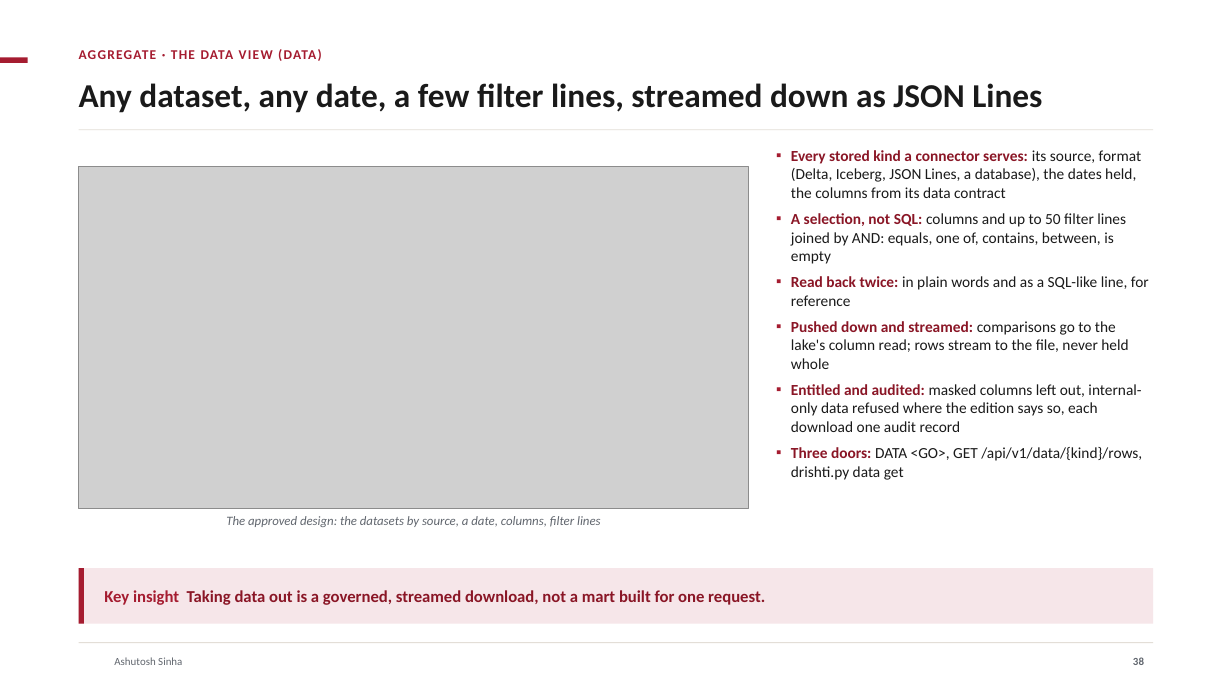
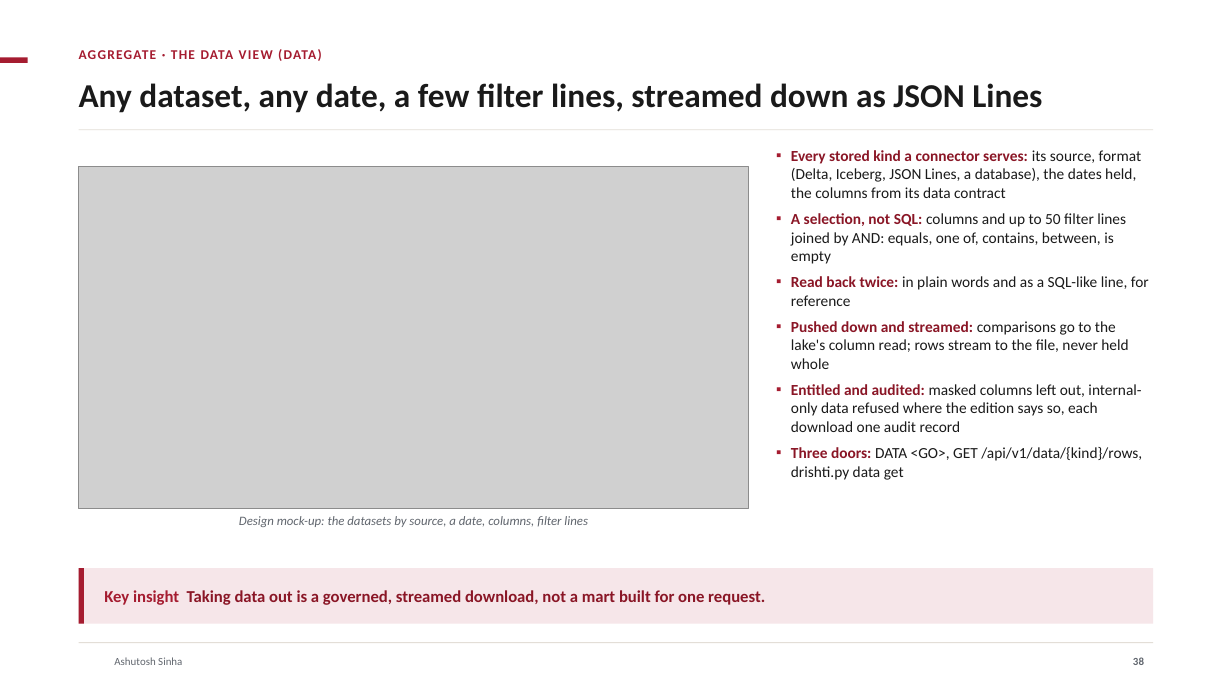
Before and after one commit to ajsinha/drishti, a slide deck: slide 38 of docs/publications/Drishti-Design-and-Evidence.pptx. Drawn at 1232x693 pixels with LibreOffice and Linux fonts; fonts in the diff are those of the drawing; grey boxes stand for pictures; background and template pictures are left out. Boxes give left, top, right and bottom in pixels: in the first picture for what was removed or moved away, otherwise in the second. Text is boxed around its words. In the diff, an @@ line names an element or a change of style, - is before the commit and + after.

Commit message:
Decks: Design-and-Evidence without status pills; the phone tiers and lens menus on the real phone captures; no picture disagrees with its slide (live period statistics and the reports list, real captures for the Risk, Trading, Market and World cases, mock-ups captioned as such with no figures they could contradict); each bank EPE dated; chapter names clear of their numbers

```diff
--- a/docs/publications/Drishti-Design-and-Evidence.pptx
+++ b/docs/publications/Drishti-Design-and-Evidence.pptx
@@ text at [239,516,588,527]: text changed @@
-The approved design: the datasets by source, a date, columns, filter lines
+Design mock-up: the datasets by source, a date, columns, filter lines
```
Also in this commit, not shown: 35 other slides changed, 1 other file.
